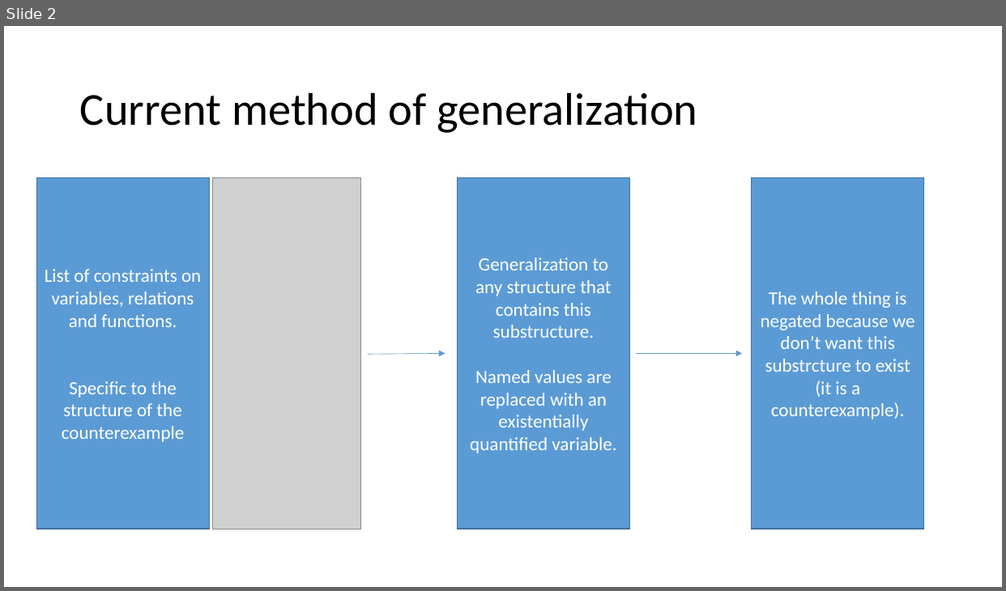
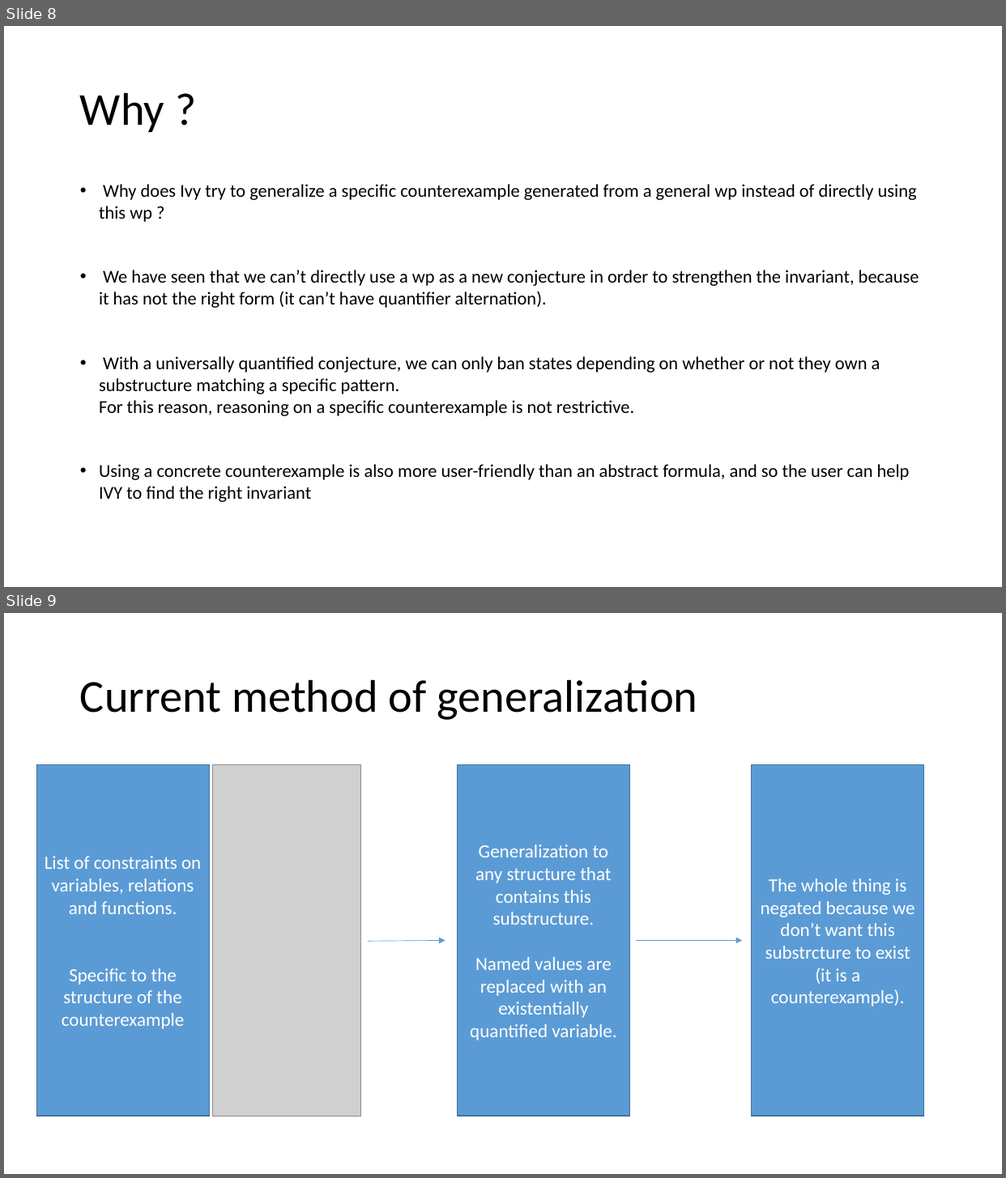
Before and after one commit to tjhance/ivy-research, a slide deck: interactive_proof/counterexample_generalization.pptx. Shown one above the other, each under a label of ours: slide 2 before the commit, slides 8 and 9 after it. The pictures are 1006x591 and 1006x1178 pixels, drawn with LibreOffice and Linux fonts; fonts in the diff are those of the drawing; grey boxes stand for pictures. Boxes give left, top, right and bottom in pixels: in the first picture for what was removed or moved away, otherwise in the second. Text is boxed around its words. In the diff, an @@ line names an element or a change of style, - is before the commit and + after.

```diff
--- a/interactive_proof/counterexample_generalization.pptx
+++ b/interactive_proof/counterexample_generalization.pptx
@@ slide 8 added at [4,26,1002,587], background #FFFFFF @@
@@ title added at [80,92,164,132], 44 pt, text #000000 @@
+Why ?
@@ text added at [99,184,919,502], 17.5 pt, text #000000 @@
+• Why does Ivy try to generalize a specific counterexample generated from a general wp instead of directly using this wp ?
+• We have seen that we can’t directly use a wp as a new conjecture in order to strengthen the invariant, because it has not the right form (it can’t have quantifier alternation).
+• With a universally quantified conjecture, we can only ban states depending on whether or not they own a substructure matching a specific pattern.
+  For this reason, reasoning on a specific counterexample is not restrictive.
+• Using a concrete counterexample is also more user-friendly than an abstract formula, and so the user can help IVY to find the right invariant
@@ what was slide 2 is now slide 9 @@
```
Also in this commit, not shown: 3 slides changed, 8 other slides added.
